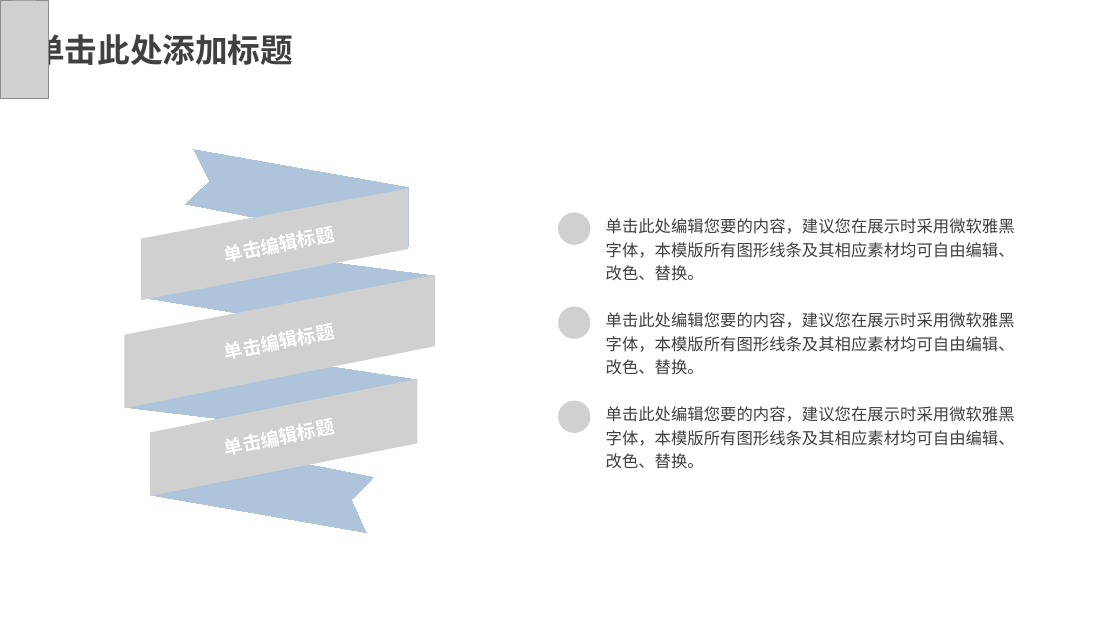
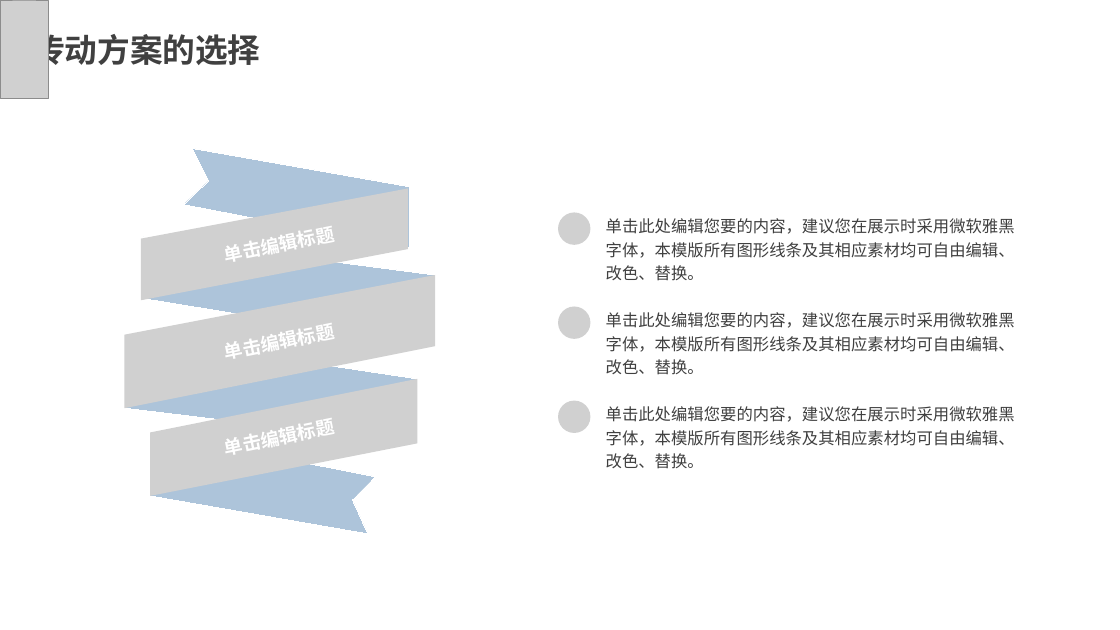
Before and after one commit to CMChris-Beat/InertiaScreen, a slide deck: slide 8 of 4.Docs/3.PresentationDoc/惯性筛课程设计答辩PPT.pptx (slide 11 before the commit). Drawn at 1120x630 pixels with LibreOffice and Linux fonts; fonts in the diff are those of the drawing; grey boxes stand for pictures; background and template pictures are left out. Boxes give left, top, right and bottom in pixels: in the first picture for what was removed or moved away, otherwise in the second. Text is boxed around its words. In the diff, an @@ line names an element or a change of style, - is before the commit and + after.

```diff
--- a/4.Docs/3.PresentationDoc/惯性筛课程设计答辩PPT.pptx
+++ b/4.Docs/3.PresentationDoc/惯性筛课程设计答辩PPT.pptx
@@ text at [32,28,260,70]: text changed @@
-单击此处添加标题
+传动方案的选择
```
Also in this commit, not shown: 1 other slide changed, 2 slides added, 1 slide removed, 1 other file.
